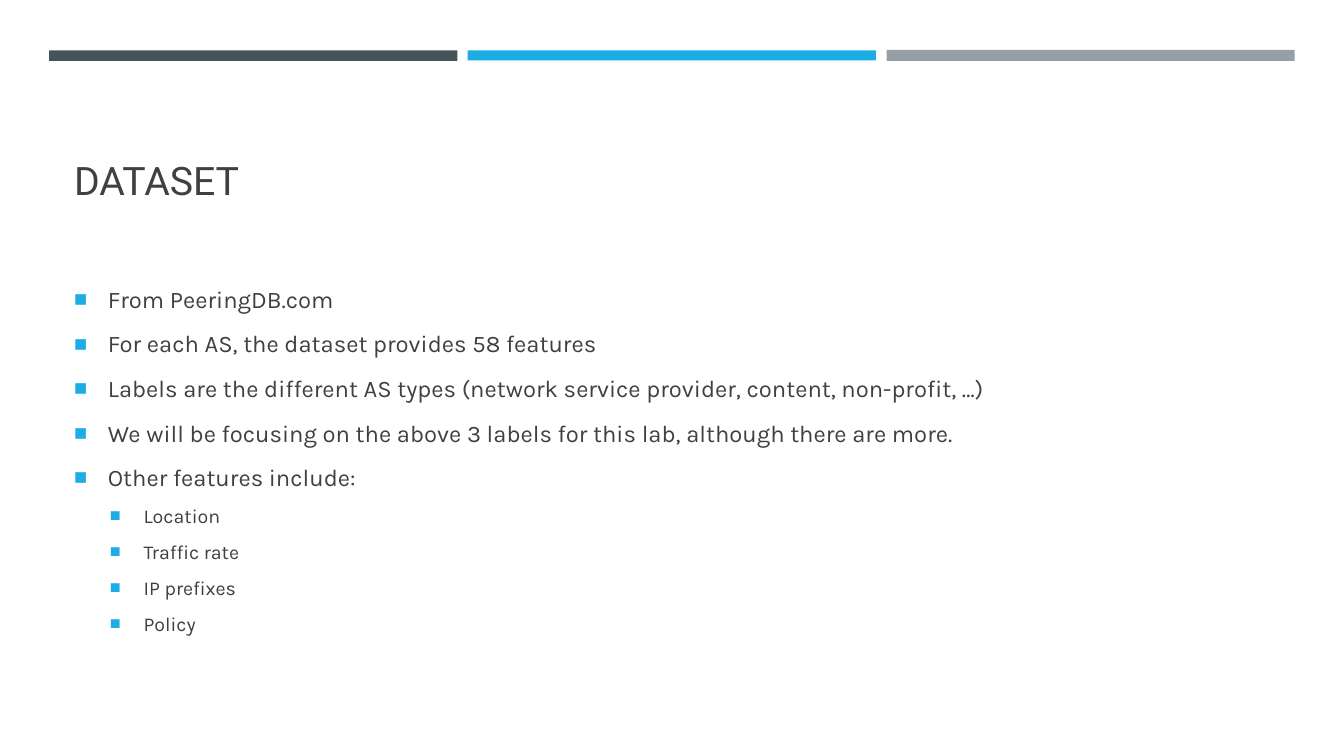
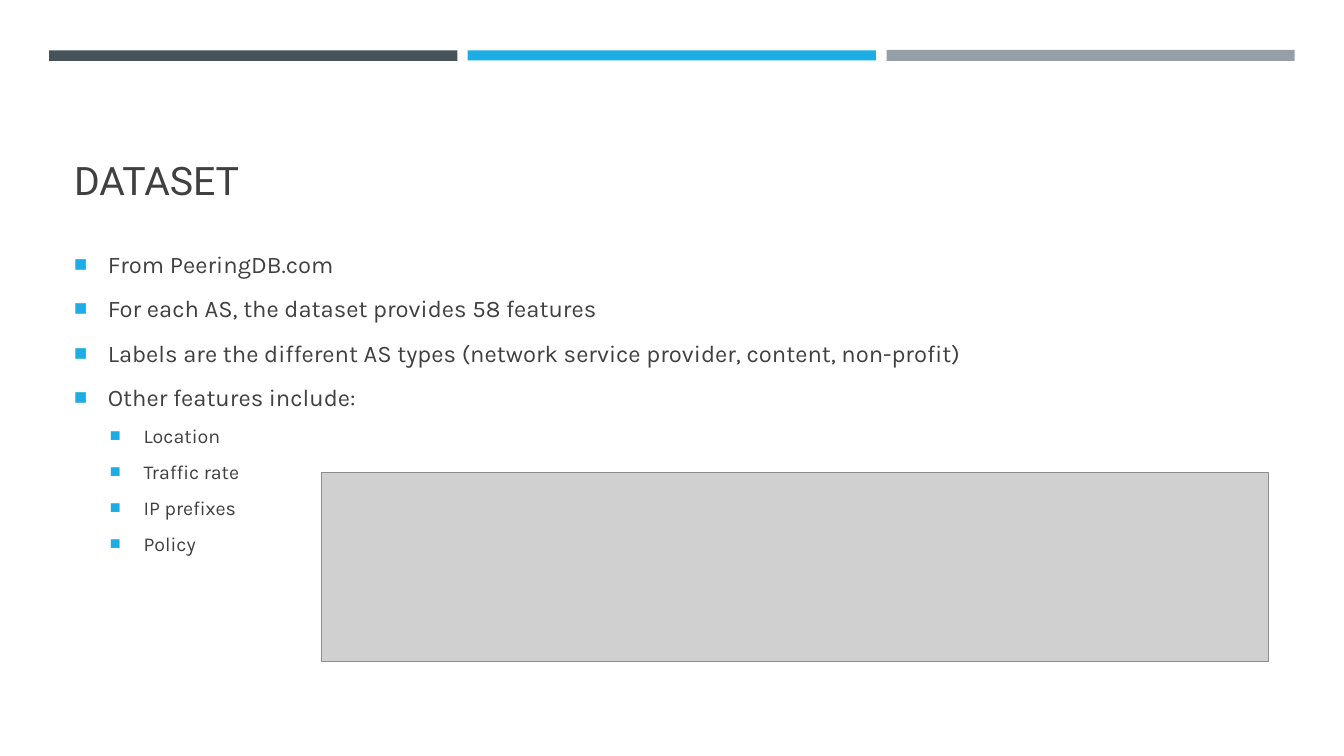
Before and after one commit to rlazad/cs4920Lab3, a slide deck: slide 5 of CS4920Lab3_v2.pptx. Drawn at 1344x756 pixels with LibreOffice and Linux fonts; fonts in the diff are those of the drawing; grey boxes stand for pictures. Boxes give left, top, right and bottom in pixels: in the first picture for what was removed or moved away, otherwise in the second. Text is boxed around its words. In the diff, an @@ line names an element or a change of style, - is before the commit and + after.

Commit message:
changes to ppt

```diff
--- a/CS4920Lab3_v2.pptx
+++ b/CS4920Lab3_v2.pptx
@@ text "From PeeringDB.com": place and size @@
-text "From PeeringDB.com" at box(108, 291, 956, 636)
+text "From PeeringDB.com" at box(108, 256, 959, 556)
@@ text at box(108, 345, 959, 368): text changed @@
-■ Labels are the different AS types (network service provider, content, non-profit, …)
-■ We will be focusing on the above 3 labels for this lab, although there are more.
+■ Labels are the different AS types (network service provider, content, non-profit)
@@ picture added at box(322, 473, 1269, 661) @@
```
Also in this commit, not shown: 1 other file.
